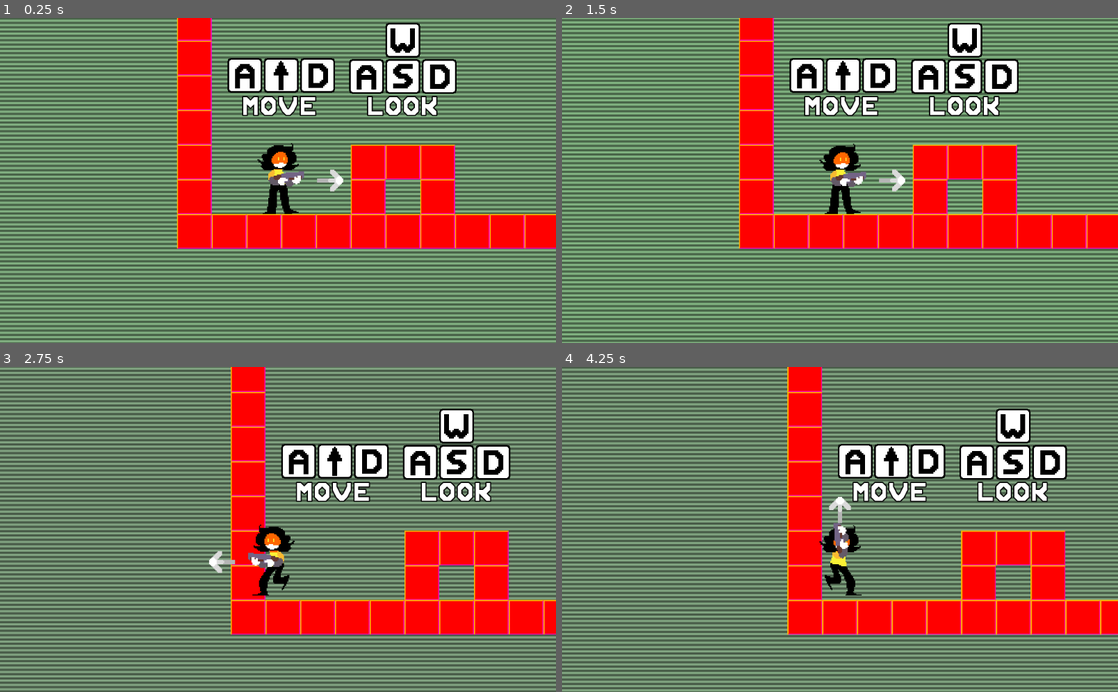
Above: before the commit, frames 1-4 (two rows, left to right).
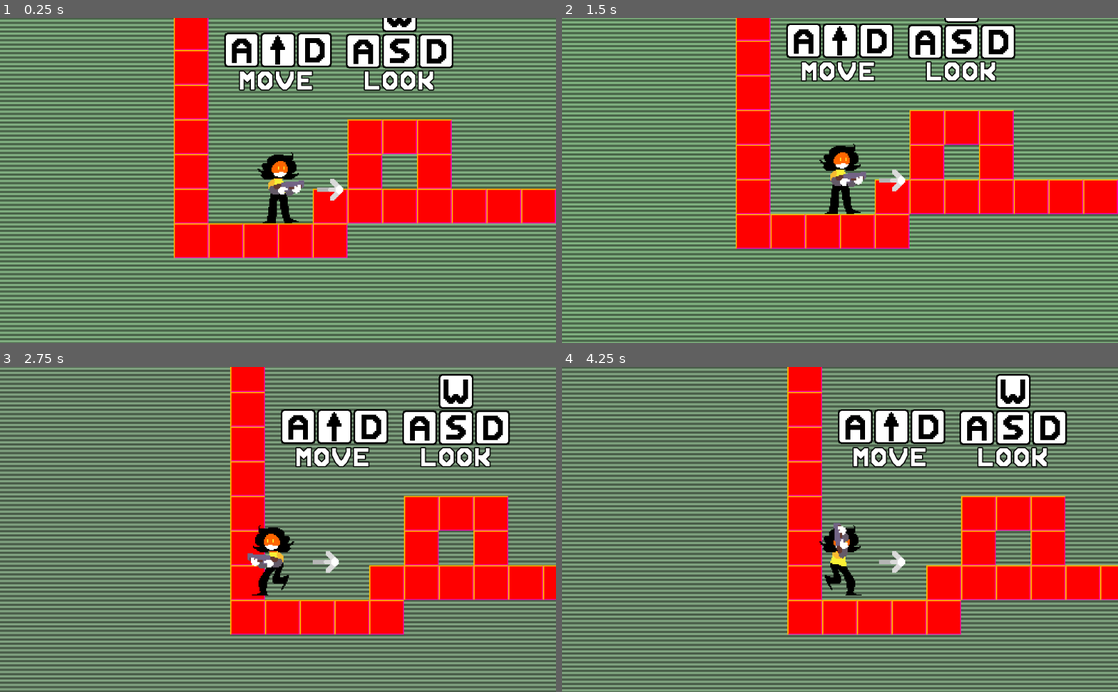
Above: after the commit, the same moments.

Repository: loopies2600/Sillarium
Game: Godot game, scene res://scenes/Levels/Test/TestTutorial.tscn
The game is run twice, just before and just after one commit, with the same random seed, the same clock (stepped at 60 frames per second) and the same inputs.
Inputs:
- Up to frame 1 (0.25 s): no input
- Up to frame 2 (1.5 s): hold C (input_hold) 0.53-1.28 s; tap Up (jump) at 0.77 s; tap S (look_down) at 1.35 s
- Up to frame 3 (2.75 s): tap Up (jump) at 1.52 s; hold A (look_left) from 2.03 s (still down)
- Up to frame 4 (4.25 s): release A (look_left) at 2.78 s; tap D (look_right) at 2.85 s; tap Up (jump) at 3.02, 3.77 s; hold W (look_up) from 3.53 s (still down)

The runs differ from the first frame. In frame 1, 21% of the frame differs, in the area x 31-100%, y 0-74%; in frame 2, 21%; in frame 3, 18%; in frame 4, 17%.
Error after the commit: Invalid type in built-in function 'lerp'. Cannot convert argument 1 from Object to float. (res://scenes/player/PlayerController.gd:175)

Commit message:
jul tweaks

Diff:
--- a/scenes/Levels/Test/TestTutorial.tscn
+++ b/scenes/Levels/Test/TestTutorial.tscn
@@ -39,7 +39,7 @@
 cell_quadrant_size = 64
 collision_layer = 32
 format = 1
-tile_data = PoolIntArray( -655363, 0, 0, -655362, 0, 0, -655 …(827 unchanged characters)… 65524, 0, 0, -65517, 0, 0, 65533, 0, 0, 65534, 0, 0, 65535, 0, 0, 0, 0, 0, 1, 0, 0, 2, 0, 0, 3, 0, 0, 4, 0, 0, 5, 0, 0, 6, 0, 0, 7, 0, 0, 8, 0, 0, 9, 0, 0, 10, 0, 0, 11, 0, 0, 12, 0, 0, 13, 0, 0, 14, 0, 0, 15, 0, 0, 16, 0, 0, 17, 0, 0, 18, 0, 0, 19, 0, 0 )
+tile_data = PoolIntArray( -655363, 0, 0, -655362, 0, 0, -655 …(827 unchanged characters)… 65524, 0, 0, -65517, 0, 0, 65533, 0, 0, 1, 0, 0, 2, 0, 0, 3, 0, 0, 4, 0, 0, 5, 0, 0, 6, 0, 0, 7, 0, 0, 8, 0, 0, 9, 0, 0, 10, 0, 0, 11, 0, 0, 12, 0, 0, 13, 0, 0, 14, 0, 0, 15, 0, 0, 16, 0, 0, 17, 0, 0, 18, 0, 0, 19, 0, 0, 131069, 0, 0, 131070, 0, 0, 131071, 0, 0, 65536, 0, 0, 65537, 0, 0 )
 __meta__ = {
 "_editor_description_": ""
 }
@@ -110,12 +110,8 @@
 "_edit_use_anchors_": false
 }
 
-[node name="StartPosition" type="Position2D" parent="."]
-position = Vector2( -6, -62 )
-scale = Vector2( 2, 2 )
-
 [node name="Player" parent="." instance=ExtResource( 2 )]
-position = Vector2( -6, -62 )
+position = Vector2( 0, -62 )
 
 [node name="Pinatas" type="Node2D" parent="."]
 
--- a/scenes/player/Player.tscn
+++ b/scenes/player/Player.tscn
@@ -131,9 +131,7 @@
 script = ExtResource( 9 )
 bullet = ExtResource( 11 )
 cooldown = 0.3
-acceleration = 50.0
 maxSpeed = 500.0
-horDrag = 0.3
 
 [node name="Graphics" type="Node2D" parent="."]
 
--- a/scenes/player/PlayerController.gd
+++ b/scenes/player/PlayerController.gd
@@ -31,7 +31,11 @@
 	# Aqui hay un bug, si la escena no tiene
 	# World/StartPosition, crashea, pero no encontre
 	# manera de checkear si este node tiene un parent
-	startPos = $"/root/World/StartPosition".position
+	# WORKAROUND QUE HICE, JSJSJJSJSJSJSJSJSJSJSJSJJS
+	if get_parent().get_node("StartPosition") == null:
+		position = Vector2.ZERO
+	else:
+		position = $"/root/World/StartPosition".position
 	cooldownTimer.wait_time = cooldown
 	cooldownTimer.connect("timeout", self, "OnCooldown")
 
@@ -168,7 +172,7 @@
 		cooldownTimer.start()
 
 	# Cambia direccion de la flecha
-	debugDirection.rotation_degrees = fireAngle
+	debugDirection.rotation_degrees = lerp(debugDirection, fireAngle, 0.05)
 
 func OnCooldown():
 	cooldownIsOver = true
